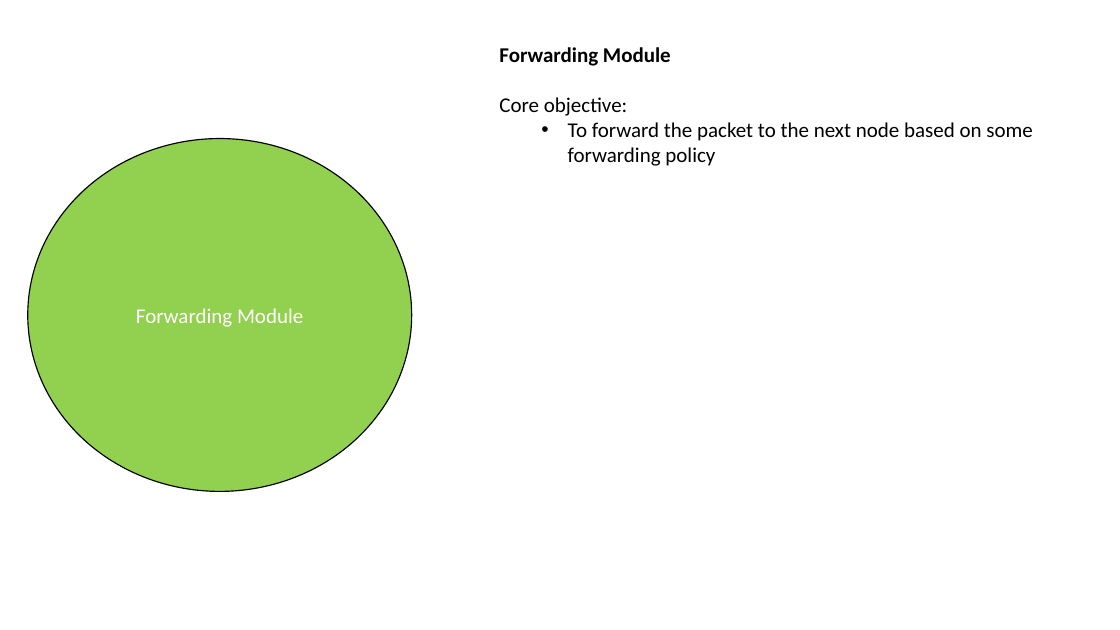
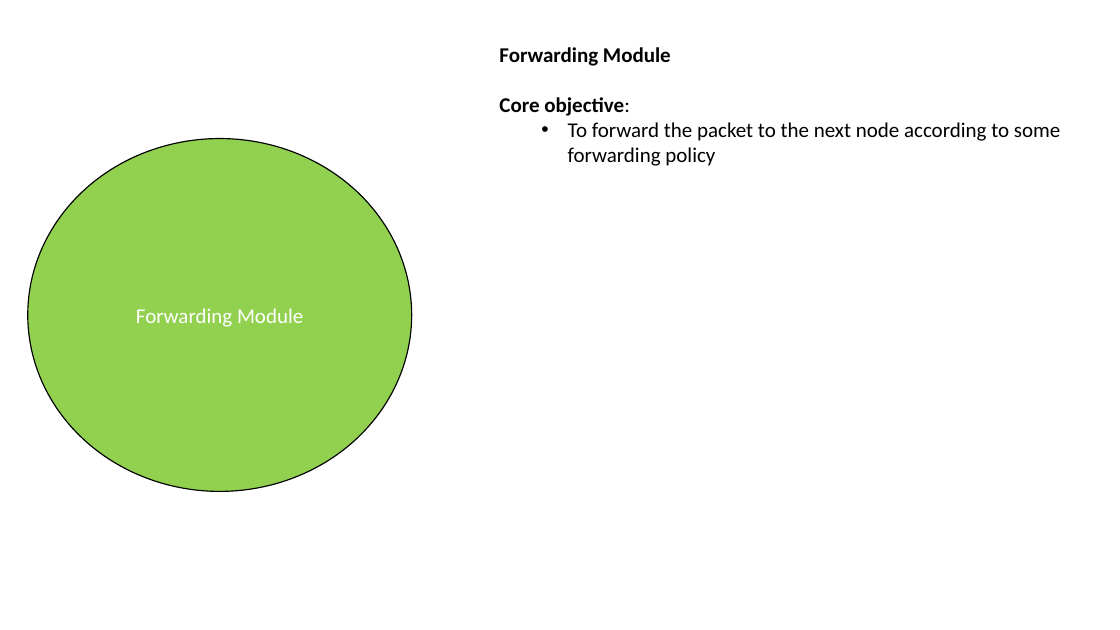
Before and after one commit to netx-ulx/NC, a slide deck: slide 9 of Docs/Design of a RLNC implementation on the switch.pptx (slide 8 before the commit). Drawn at 1120x630 pixels with LibreOffice and Linux fonts; fonts in the diff are those of the drawing. Boxes give left, top, right and bottom in pixels: in the first picture for what was removed or moved away, otherwise in the second. Text is boxed around its words. In the diff, an @@ line names an element or a change of style, - is before the commit and + after.

Commit message:
Updated slides of design choices of RLNC

```diff
--- a/Docs/Design of a RLNC implementation on the switch.pptx
+++ b/Docs/Design of a RLNC implementation on the switch.pptx
@@ text at (499,97,630,116): bold on in "Core objective:" @@
@@ text at (568,122,1060,166): text changed @@
-  • To forward the packet to the next node based on some forwarding policy
+  • To forward the packet to the next node according to some forwarding policy
```
Also in this commit, not shown: 5 other slides changed, 2 slides added.
